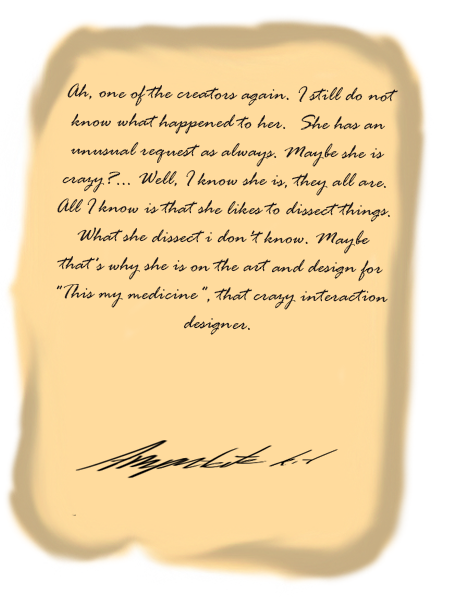
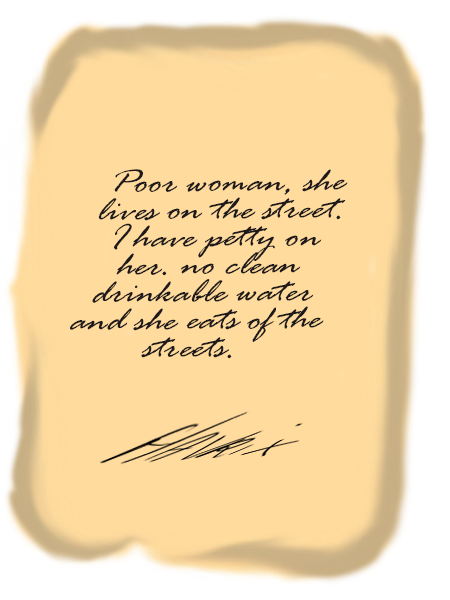
Layered file, before and after one edit (450 x 600). Changes by layer:
added layer "havrix" above "Poor woman, she lives on the street. I have petty on her. no cl" over 100, 411, 304, 465
added layer "Poor woman, she lives on the street. I have petty on her. no cl" above "megestrol" over 70, 169, 348, 359
hid "Ah, one of the creators again. I still do not know what happen", painted on it over 56, 83, 398, 335
hid "Laag 2" over 71, 440, 339, 516
